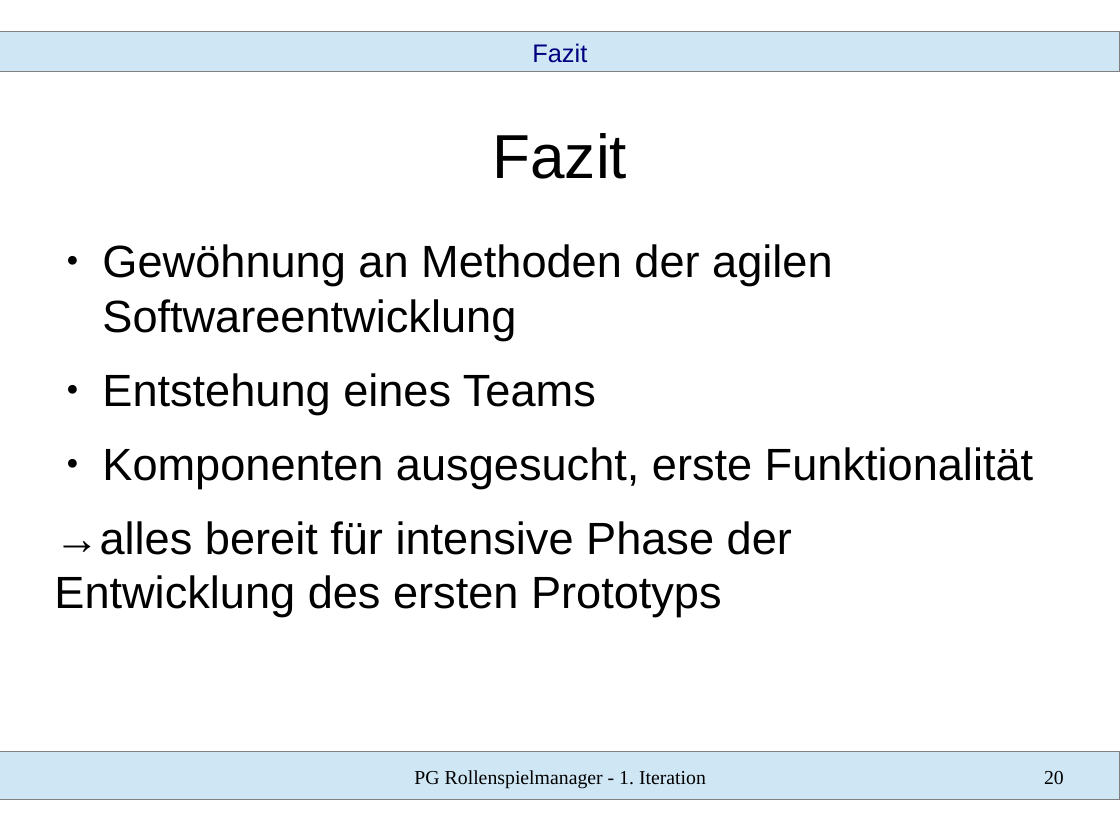
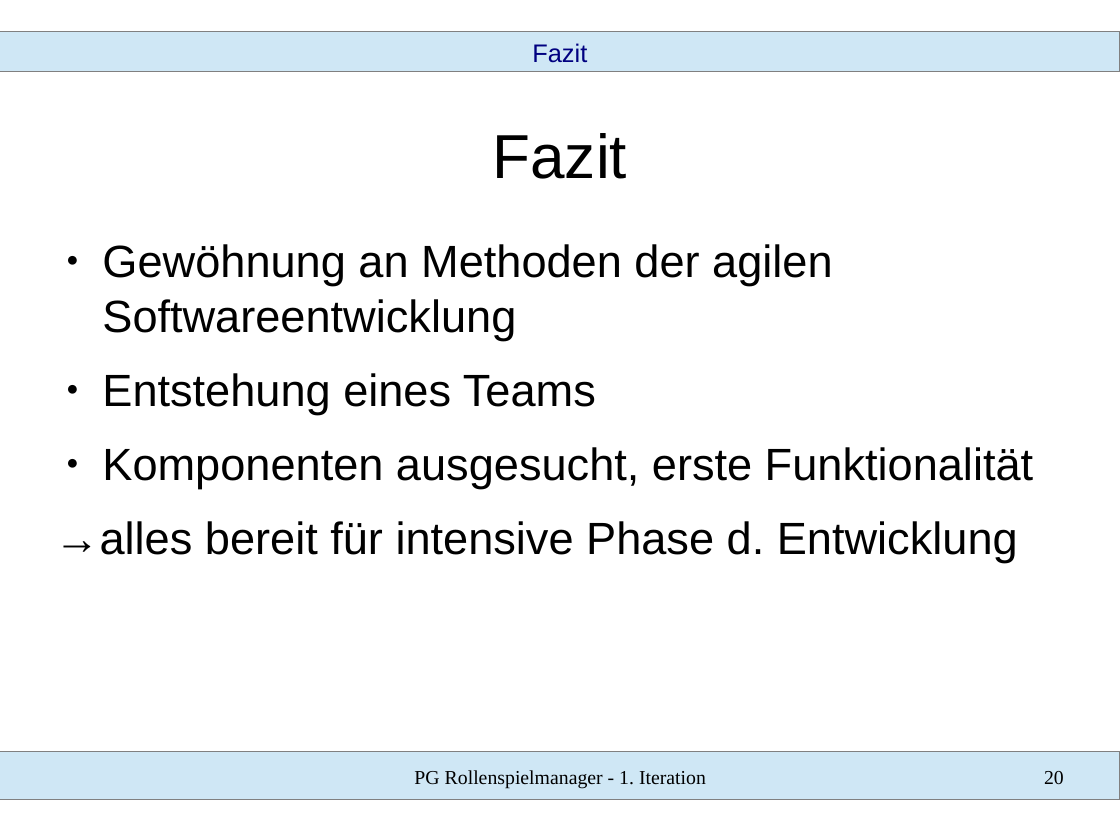
Before and after one commit to SWT-Projektgruppe-2015/Rollenspielmanager, a slide deck: slide 20 of Dokumente/01 Iteration/vortrag.odp. Drawn at 1120x840 pixels with LibreOffice and Linux fonts; fonts in the diff are those of the drawing. Boxes give left, top, right and bottom in pixels: in the first picture for what was removed or moved away, otherwise in the second. Text is boxed around its words. In the diff, an @@ line names an element or a change of style, - is before the commit and + after.

```diff
--- a/Dokumente/01 Iteration/vortrag.odp
+++ b/Dokumente/01 Iteration/vortrag.odp
@@ text at [54, 521, 1018, 563]: text changed @@
-→alles bereit für intensive Phase der Entwicklung des ersten Prototyps
+→alles bereit für intensive Phase d. Entwicklung
```
Also in this commit, not shown: 1 other slide changed, 1 other file.
